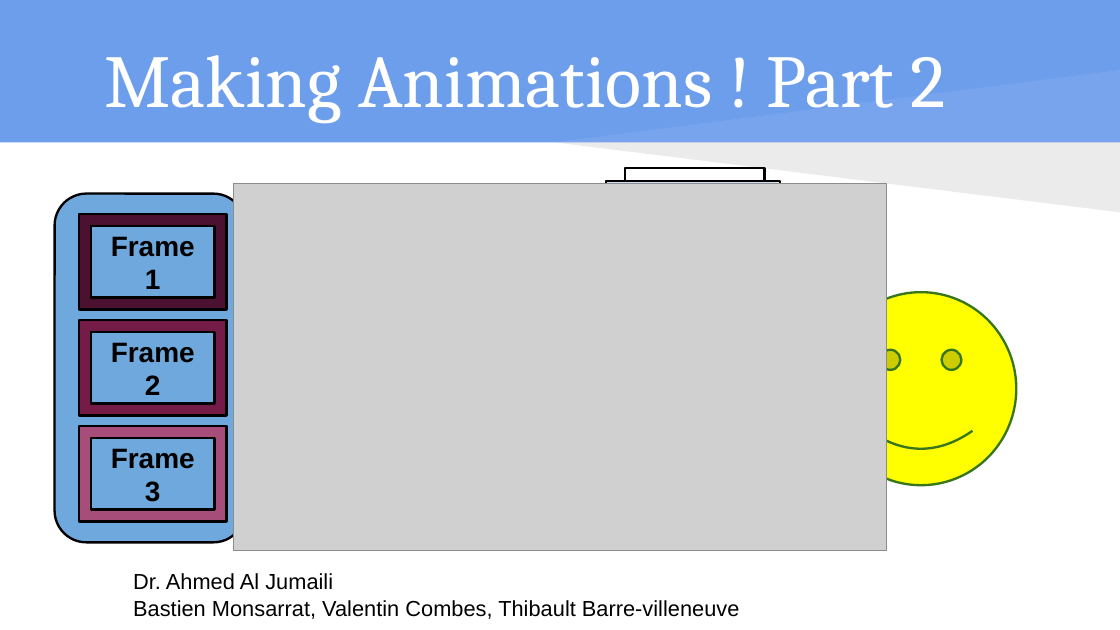
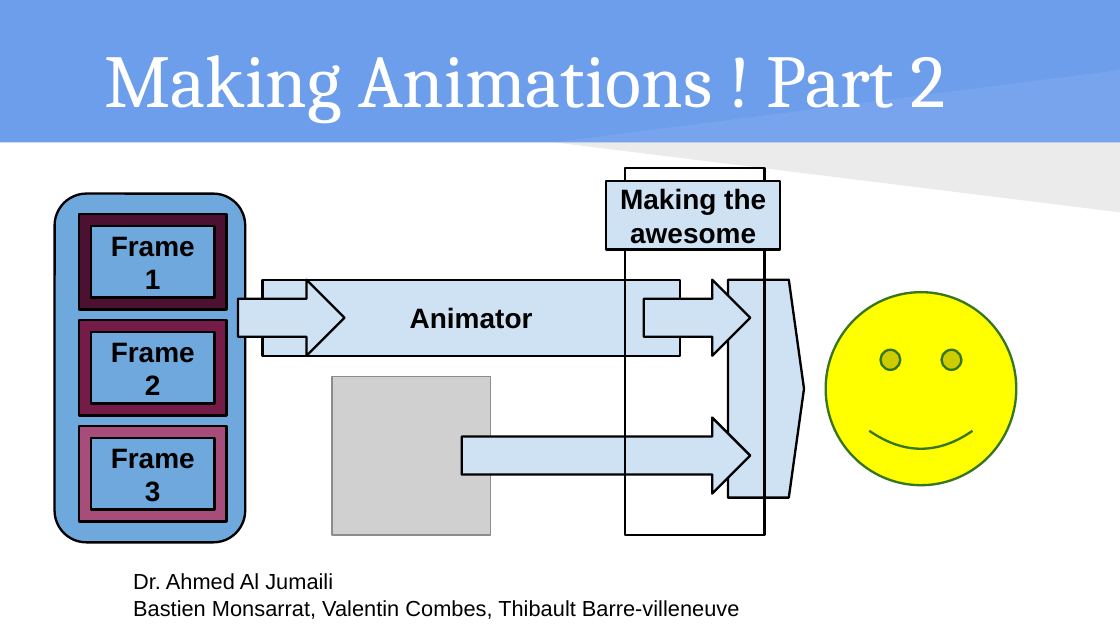
Before and after one commit to isundil/drt, a slide deck: slide 17 of Presentation DS - drt.pptx. Drawn at 1120x630 pixels with LibreOffice and Linux fonts; fonts in the diff are those of the drawing; grey boxes stand for pictures. Boxes give left, top, right and bottom in pixels: in the first picture for what was removed or moved away, otherwise in the second. Text is boxed around its words. In the diff, an @@ line names an element or a change of style, - is before the commit and + after.

```diff
--- a/Presentation DS - drt.pptx
+++ b/Presentation DS - drt.pptx
@@ picture removed at [234, 184, 887, 551] @@
@@ text in rectangle at [620, 188, 766, 244]: text added @@
+Making the awesome
@@ right arrow added at [237, 280, 344, 356], fill #CFE2F3, outline #000000 1.5 pt @@
@@ rectangle added at [262, 280, 680, 356], fill #CFE2F3, outline #000000 1.5 pt, 18 pt, text #000000, bold @@
+Animator
@@ right arrow added at [644, 280, 750, 356], fill #CFE2F3, outline #000000 1.5 pt @@
@@ flow chart offpage connector added at [729, 279, 805, 498], fill #CFE2F3, outline #000000 1.5 pt @@
@@ picture added at [332, 376, 491, 535] @@
@@ right arrow added at [461, 418, 750, 494], fill #CFE2F3, outline #000000 1.5 pt @@
```
Also in this commit, not shown: 9 other slides changed.
